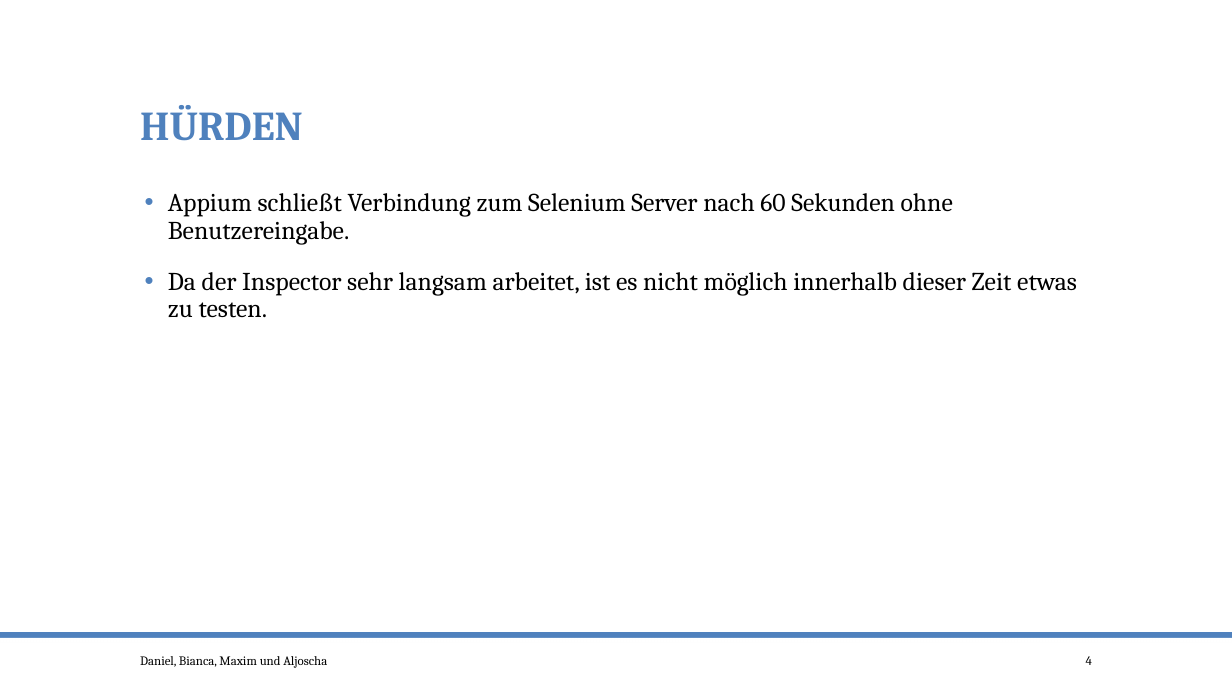
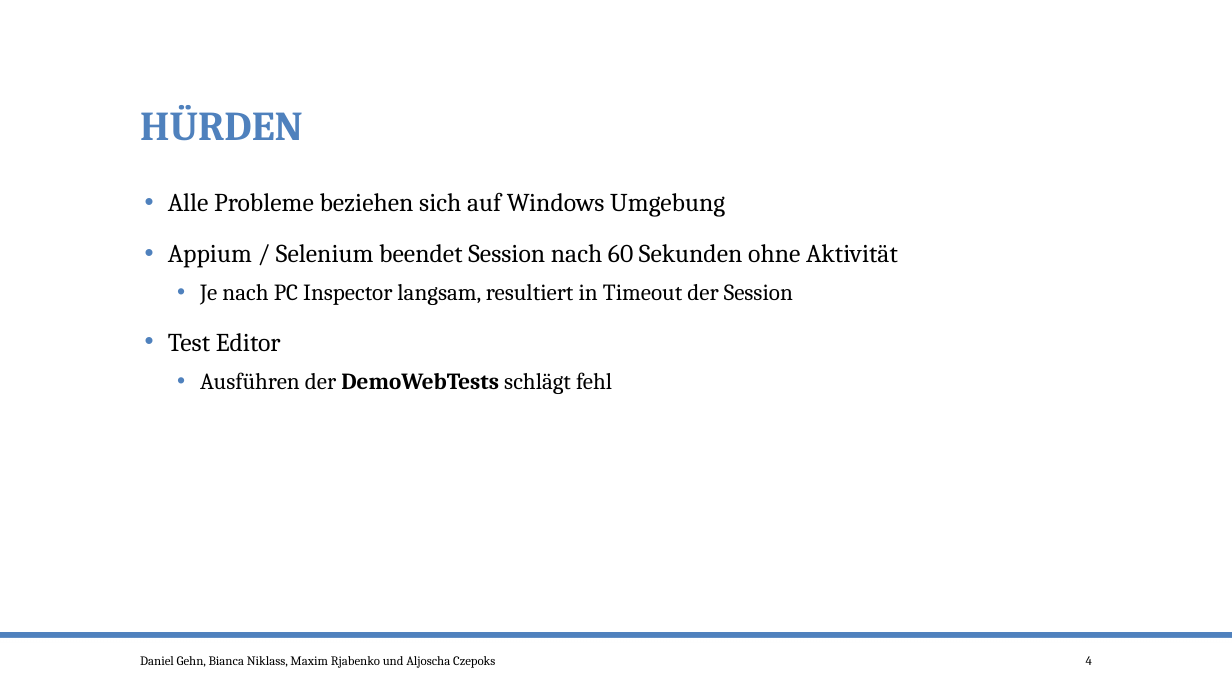
Before and after one commit to po-test-ws-2015/test-cycle, a slide deck: slide 4 of TestenMileStone1.pptx. Drawn at 1232x693 pixels with LibreOffice and Linux fonts; fonts in the diff are those of the drawing. Boxes give left, top, right and bottom in pixels: in the first picture for what was removed or moved away, otherwise in the second. Text is boxed around its words. In the diff, an @@ line names an element or a change of style, - is before the commit and + after.

Commit message:
Hürden aktualisiert Ausblick aktualisiert

```diff
--- a/TestenMileStone1.pptx
+++ b/TestenMileStone1.pptx
@@ text at <box>168,192,898,394</box>: text changed @@
-• Appium schließt Verbindung zum Selenium Server nach 60 Sekunden ohne Benutzereingabe.
-• Da der Inspector sehr langsam arbeitet, ist es nicht möglich innerhalb dieser Zeit etwas zu testen.
+• Alle Probleme beziehen sich auf Windows Umgebung
+• Appium / Selenium beendet Session nach 60 Sekunden ohne Aktivität
+  • Je nach PC Inspector langsam, resultiert in Timeout der Session
+• Test Editor
+  • Ausführen der DemoWebTests schlägt fehl
@@ text at <box>140,656,495,668</box>: text changed @@
-Daniel, Bianca, Maxim und Aljoscha
+Daniel Gehn, Bianca Niklass, Maxim Rjabenko und Aljoscha Czepoks
```
Also in this commit, not shown: 3 other slides changed, 2 slides added.
